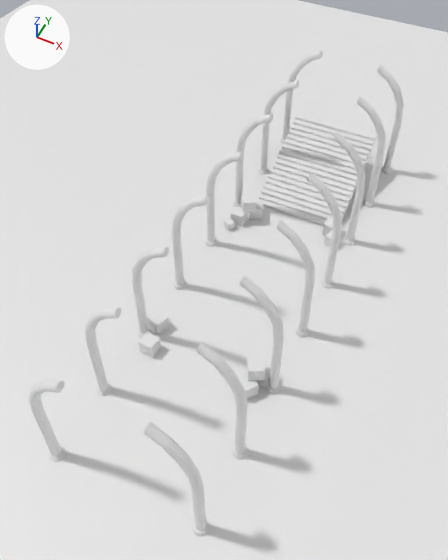
What one commit did to the glTF model src/MainVisual/assets/scene/scene.glb.
Rendered twice from a 50 mm lens placed at (10.1, -24.8, 29.8), pointed at (-1.3, -2.1, 1.5). The lights are fixed; the arrows at upper left show +X, +Y and +Z. Where no turn or scale is listed for an object, it has been applied to the vertices. Vertices at the same position are counted once.

Script lines for the objects in view, before the commit:
```python
me_cylinder_002 = bpy.data.meshes.new('Cylinder.002')
me_cylinder_002.from_pydata(...)  # 2688 vertices, 5152 faces; spans x -8.8..0.4, y -0.4..30.7, z 0.0..8.2
me_plane = bpy.data.meshes.new('Plane')
me_plane.from_pydata([(-1.0, -1.0, 0.0), (-1.0, 1.0, 0.0), (1.0, 1.0, 0.0), (1.0, -1.0, 0.0)], [], [(0, 1, 2), (0, 2, 3)])
me_plane_001 = bpy.data.meshes.new('Plane.001')
me_plane_001.from_pydata(...)  # 180 vertices, 288 faces; spans x -3.06..3.06, y -1.03..6.87, z 0.0..3.36
ob_cylinder = bpy.data.objects.new('Cylinder', me_cylinder_002)
ob_cylinder.location = (4.19, -15.49, -0.04)
ob_groundmodel = bpy.data.objects.new('GroundModel', me_plane)
ob_groundmodel.location = (0.1, 0.03, -0.06)
ob_groundmodel.scale = (-38.8, -38.8, -38.8)
ob_plane = bpy.data.objects.new('Plane', me_plane_001)
ob_plane.location = (0.0, 7.79, 0.0)
```
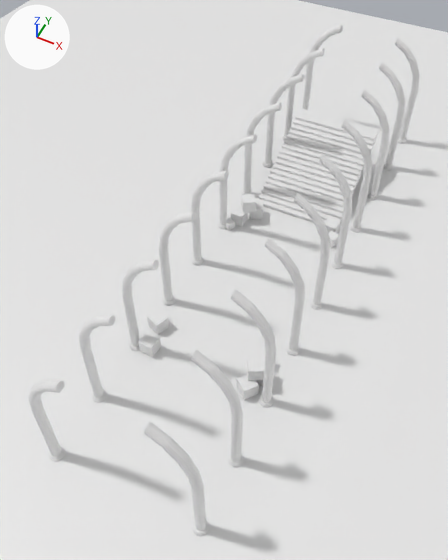
Location of each change, (x1, y1, x2, y2) in pixels of the pictures (448 x 560 px; the box of a moved part takes in the faces that stretch with it):
'Cylinder', reshaped
    before: (28, 51, 404, 536)
    after: (28, 25, 420, 536)
part 1 of me_cylinder_002, moved or reshaped
    before: (240, 275, 284, 394)
    after: (231, 289, 276, 408)
part 2 of me_cylinder_002, moved or reshaped
    before: (276, 220, 315, 337)
    after: (265, 238, 305, 356)
part 3 of me_cylinder_002, moved or reshaped
    before: (307, 172, 342, 288)
    after: (294, 193, 330, 310)
part 4 of me_cylinder_002, moved or reshaped
    before: (334, 131, 365, 245)
    after: (319, 154, 352, 269)
part 5 of me_cylinder_002, moved or reshaped
    before: (357, 96, 386, 207)
    after: (342, 120, 372, 233)
part 6 of me_cylinder_002, added
    after: (361, 89, 390, 200)
part 7 of me_cylinder_002, added
    after: (395, 38, 420, 143)
part 8 of me_cylinder_002, moved or reshaped
    before: (132, 247, 169, 338)
    after: (122, 260, 159, 351)
part 9 of me_cylinder_002, moved or reshaped
    before: (172, 195, 209, 290)
    after: (159, 212, 196, 306)
part 10 of me_cylinder_002, moved or reshaped
    before: (205, 151, 244, 247)
    after: (191, 171, 229, 265)
part 11 of me_cylinder_002, moved or reshaped
    before: (233, 113, 273, 207)
    after: (218, 134, 257, 229)
part 12 of me_cylinder_002, moved or reshaped
    before: (258, 80, 300, 174)
    after: (241, 102, 282, 195)
part 13 of me_cylinder_002, added
    after: (263, 74, 305, 168)
part 14 of me_cylinder_002, added
    after: (302, 25, 343, 110)
part 15 of me_cylinder_002, moved or reshaped
    before: (377, 65, 404, 173)
    after: (379, 62, 405, 170)
part 16 of me_cylinder_002, moved or reshaped
    before: (280, 51, 323, 144)
    after: (282, 48, 325, 141)
part 17 of me_cylinder_002, moved or reshaped
    before: (197, 342, 248, 459)
    after: (191, 350, 244, 467)
part 18 of me_cylinder_002, moved or reshaped
    before: (85, 308, 122, 395)
    after: (79, 315, 116, 402)

Patch to the scene script:
```diff
--- a/src/MainVisual/assets/scene/scene.glb.py
+++ b/src/MainVisual/assets/scene/scene.glb.py
@@ me_cylinder_002 @@
 # used by ob_cylinder; location = (4.19, -15.49, -0.04)
-me_cylinder_002.from_pydata(...)  # 2688 vertices, 5152 faces; spans x -8.8..0.4, y -0.4..30.7, z 0.0..8.2
+me_cylinder_002.from_pydata(...)  # 3360 vertices, 6440 faces; spans x -8.8..0.4, y -0.4..34.9, z 0.0..8.2
+# me_cylinder_002 part 1: the loose piece of 168 vertices spanning x -2.2..0.4, y 8.2..9.1, z 0.0..8.2 is moved by (0.0, -1.0, 0.0)
+# me_cylinder_002 part 2: the loose piece of 168 vertices spanning x -2.2..0.4, y 12.6..13.4, z 0.0..8.2 is moved by (0.0, -1.5, 0.0)
+# me_cylinder_002 part 3: the loose piece of 168 vertices spanning x -2.2..0.4, y 16.9..17.7, z 0.0..8.2 is moved by (0.0, -2.0, 0.0)
+# me_cylinder_002 part 4: the loose piece of 168 vertices spanning x -2.2..0.4, y 21.2..22.0, z 0.0..8.2 is moved by (0.0, -2.4, 0.0)
+# me_cylinder_002 part 5: the loose piece of 168 vertices spanning x -2.2..0.4, y 25.5..26.3, z 0.0..8.2 is moved by (0.0, -2.9, 0.0)
+# me_cylinder_002 part 6: the loose piece of 168 vertices spanning x -2.2..0.4, y 25.5..26.3, z 0.0..8.2 is copied, and the copy is moved by (0.0, 0.9, 0.0); it spans x -2.2..0.4, y 26.4..27.2, z 0.0..8.2
+# me_cylinder_002 part 7: the loose piece of 168 vertices spanning x -2.2..0.4, y 29.9..30.7, z 0.0..8.2 is copied, and the copy is moved by (0.0, 4.2, 0.0); it spans x -2.2..0.4, y 34.1..34.9, z 0.0..8.2
+# me_cylinder_002 part 8: the loose piece of 168 vertices spanning x -8.8..-6.2, y 8.2..9.1, z 0.0..8.2 is moved by (0.0, -1.0, 0.0)
+# me_cylinder_002 part 9: the loose piece of 168 vertices spanning x -8.8..-6.2, y 12.6..13.4, z 0.0..8.2 is moved by (0.0, -1.5, 0.0)
+# me_cylinder_002 part 10: the loose piece of 168 vertices spanning x -8.8..-6.2, y 16.9..17.7, z 0.0..8.2 is moved by (0.0, -2.0, 0.0)
+# me_cylinder_002 part 11: the loose piece of 168 vertices spanning x -8.8..-6.2, y 21.2..22.0, z 0.0..8.2 is moved by (0.0, -2.4, 0.0)
+# me_cylinder_002 part 12: the loose piece of 168 vertices spanning x -8.8..-6.2, y 25.5..26.3, z 0.0..8.2 is moved by (0.0, -2.9, 0.0)
+# me_cylinder_002 part 13: the loose piece of 168 vertices spanning x -8.8..-6.2, y 25.5..26.3, z 0.0..8.2 is copied, and the copy is moved by (0.0, 0.9, 0.0); it spans x -8.8..-6.2, y 26.4..27.2, z 0.0..8.2
+# me_cylinder_002 part 14: the loose piece of 168 vertices spanning x -8.8..-6.2, y 29.9..30.7, z 0.0..8.2 is copied, and the copy is moved by (0.0, 4.2, 0.0); it spans x -8.8..-6.2, y 34.1..34.9, z 0.0..8.2
+# me_cylinder_002 part 15: 158 vertices removed from x -2.2..0.4, y 29.9..30.7, z 0.0..8.2; 158 vertices added at x -2.2..0.4, y 30.3..31.1, z 0.0..8.2
+# me_cylinder_002 part 16: 2 vertices moved within x -8.4, y 30.4..30.5, z 5.8; 156 vertices removed from x -8.8..-6.2, y 29.9..30.7, z 0.0..8.2; 156 vertices added at x -8.8..-6.2, y 30.3..31.1, z 0.0..8.2
+# me_cylinder_002 part 17: 148 vertices removed from x -2.2..0.4, y 3.9..4.7, z 0.0..8.2; 148 vertices added at x -2.2..0.4, y 3.4..4.2, z 0.0..8.2
+# me_cylinder_002 part 18: 148 vertices removed from x -8.8..-6.2, y 3.9..4.7, z 0.0..8.2; 148 vertices added at x -8.8..-6.2, y 3.4..4.2, z 0.0..8.2
```
